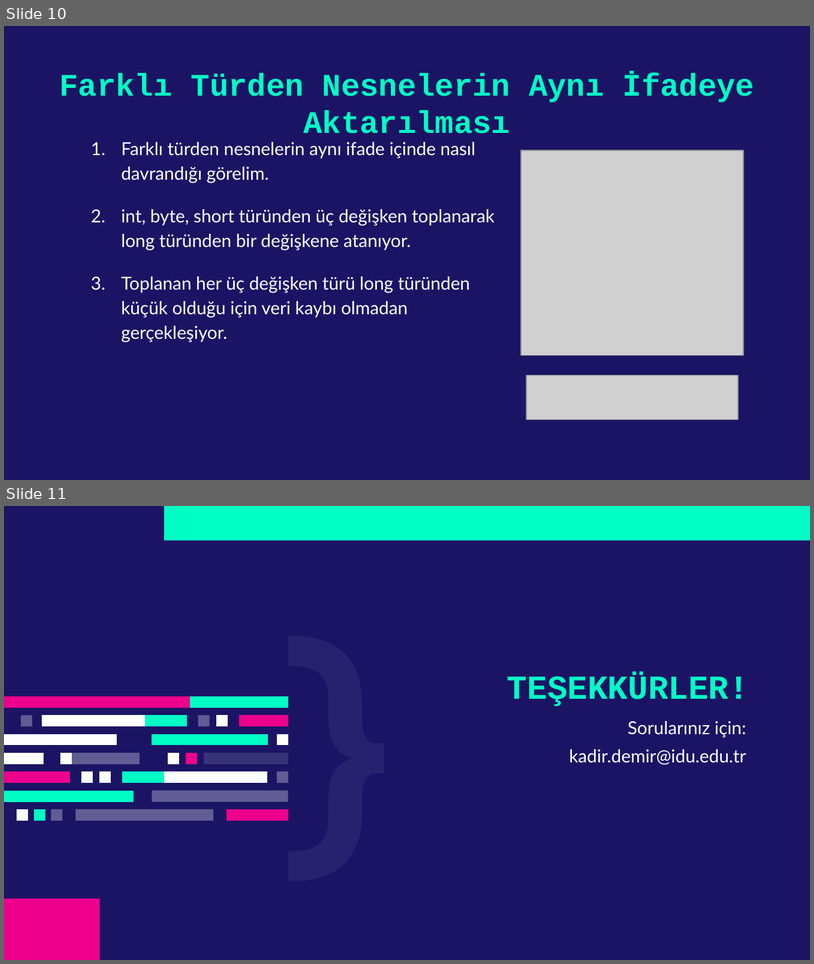
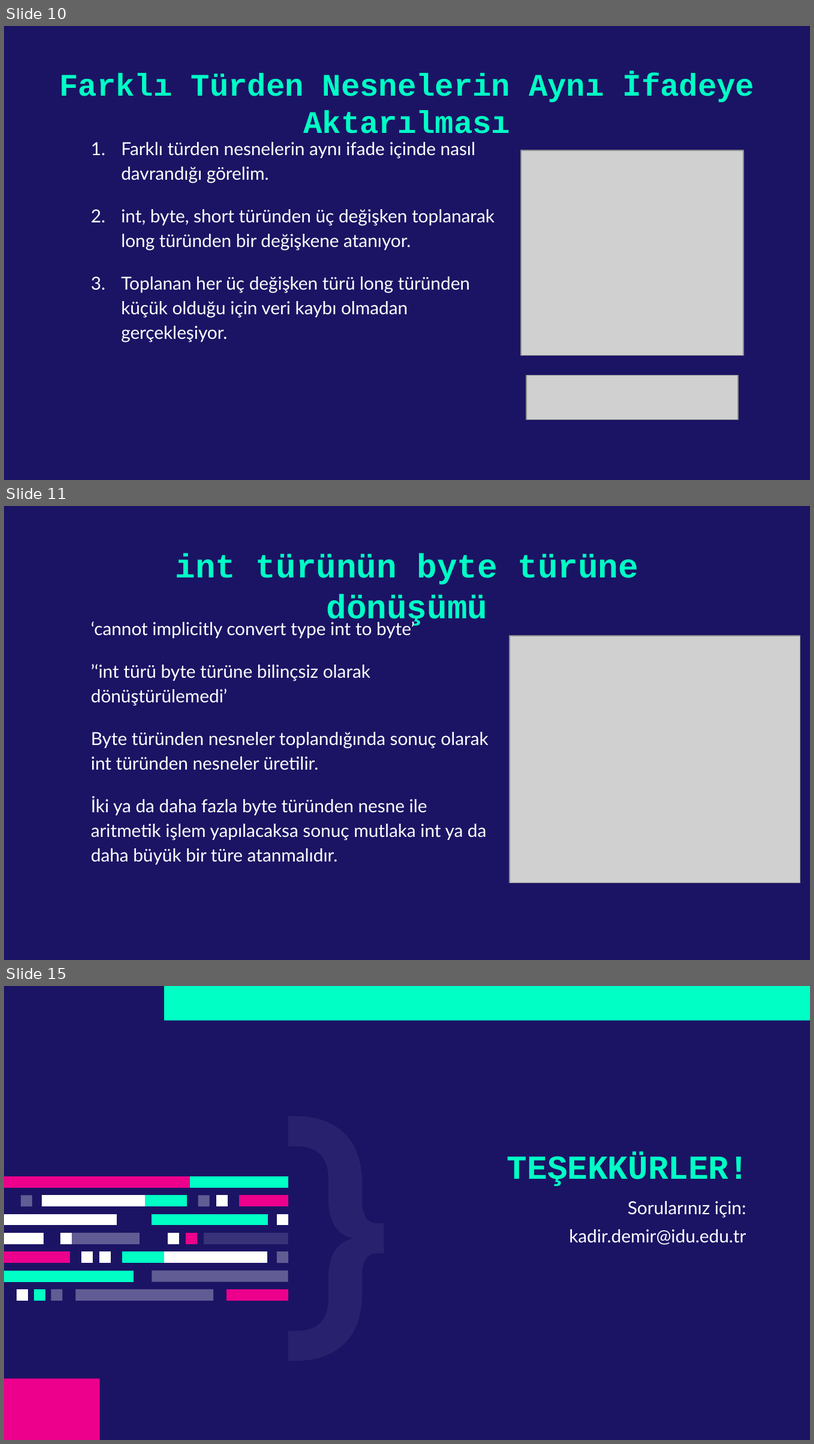
Before and after one commit to kadirdemir/C-Sharp-2022, a slide deck: Tür Dönüşümü.pptx. Shown one above the other, each under a label of ours: slides 10 and 11 before the commit, slides 10, 11 and 15 after it; the slides between them are not shown. The pictures are 814x964 and 814x1444 pixels, drawn with LibreOffice and Linux fonts; fonts in the diff are those of the drawing; grey boxes stand for pictures. Boxes give left, top, right and bottom in pixels: in the first picture for what was removed or moved away, otherwise in the second. Text is boxed around its words. In the diff, an @@ line names an element or a change of style, - is before the commit and + after.

Commit message:
Tür dönüşümü sunumu güncellendi

```diff
--- a/Tür Dönüşümü.pptx
+++ b/Tür Dönüşümü.pptx
@@ slide 11 added at <box>4,506,810,960</box>, background #1B1464 @@
@@ title added at <box>176,553,639,627</box>, 30 pt, text #00FFC5, bold @@
+int türünün byte türüne dönüşümü
@@ text added at <box>91,620,488,864</box>, 16 pt, text #FFFFFF @@
+‘cannot implicitly convert type int to byte’
+’‘int türü byte türüne bilinçsiz olarak dönüştürülemedi’
+Byte türünden nesneler toplandığında sonuç olarak int türünden nesneler üretilir.
+İki ya da daha fazla byte türünden nesne ile aritmetik işlem yapılacaksa sonuç mutlaka int ya da daha büyük bir türe atanmalıdır.
@@ picture added at <box>510,636,800,883</box> @@
@@ what was slide 11 is now slide 15 @@
```
Also in this commit, not shown: 3 other slides added.
